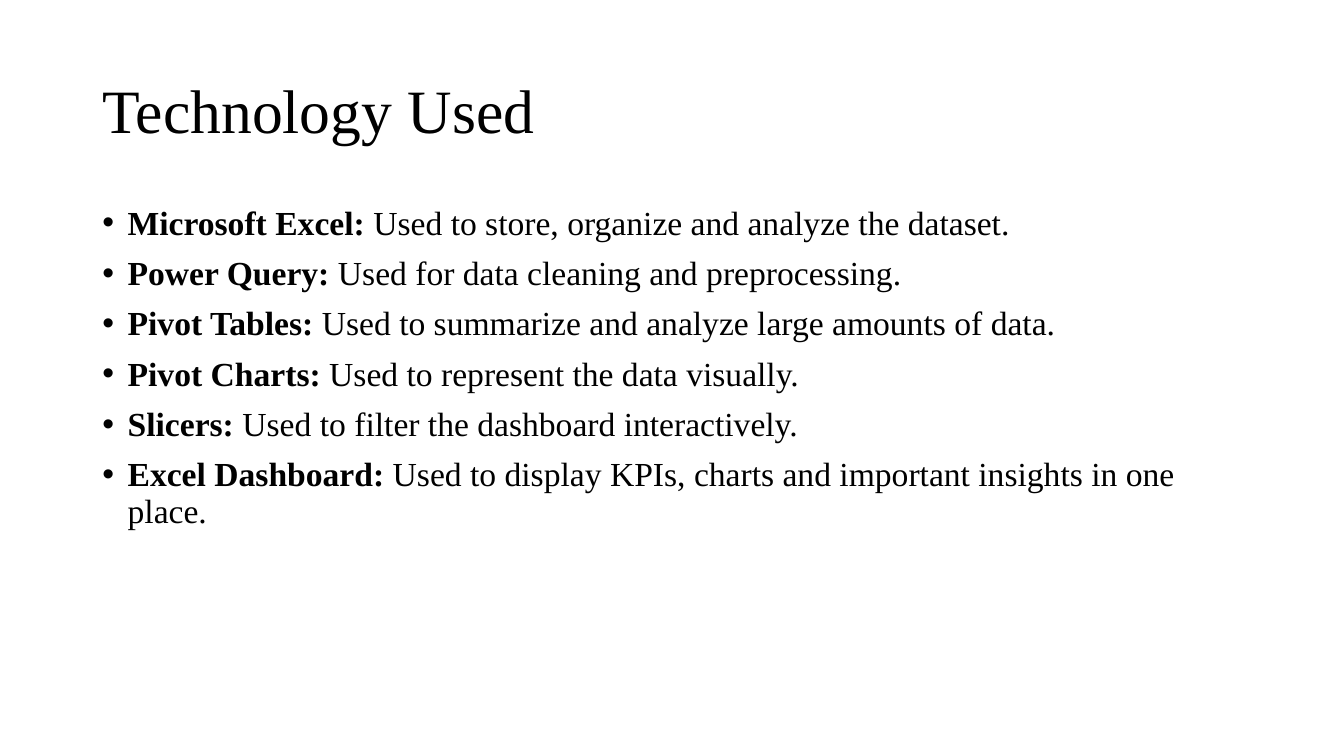
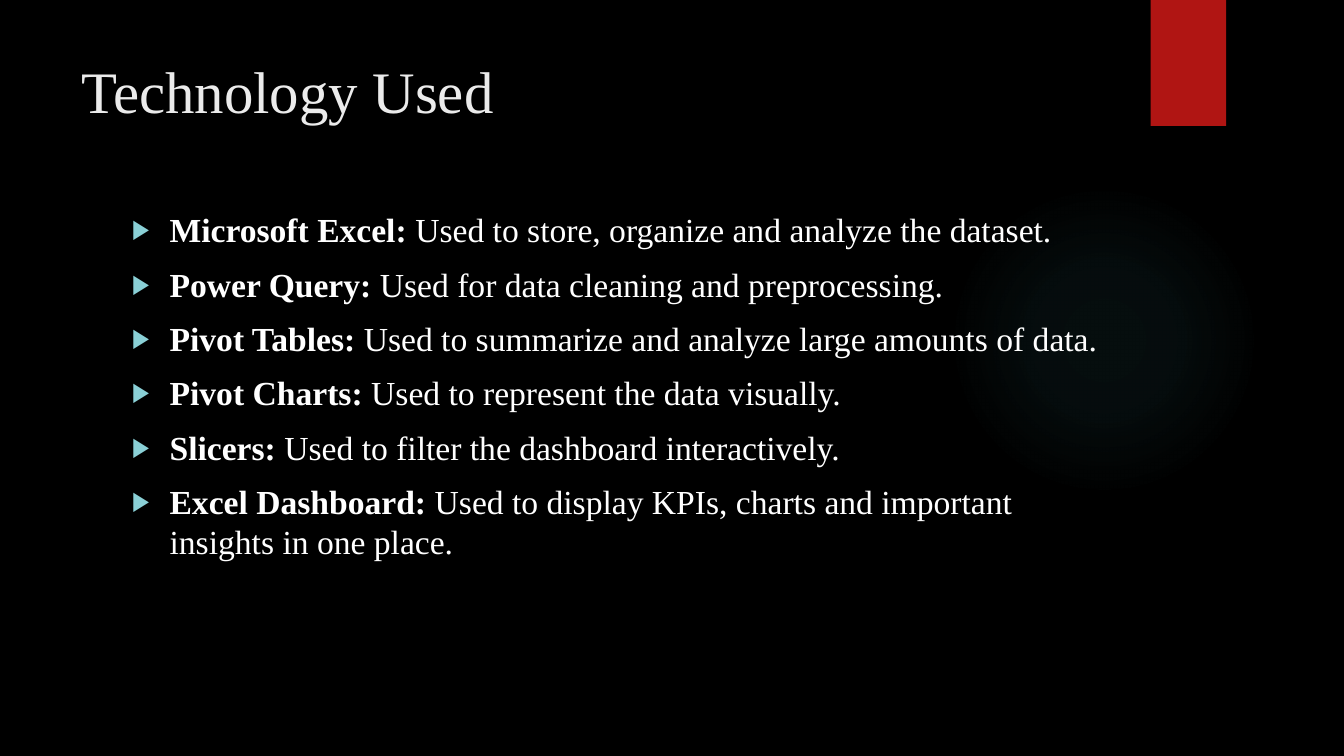
Before and after one commit to Indhu815/Global-Air-Quality-Analysis-and-Pollution-Trend, a slide deck: slide 3 of AIR QUALITY ANALYSIS AND POLLUTION TREND .pptx. Drawn at 1344x756 pixels with LibreOffice and Linux fonts; fonts in the diff are those of the drawing; background and template pictures are left out. Boxes give left, top, right and bottom in pixels: in the first picture for what was removed or moved away, otherwise in the second. Text is boxed around its words. In the diff, an @@ line names an element or a change of style, - is before the commit and + after.

```diff
--- a/AIR QUALITY ANALYSIS AND POLLUTION TREND .pptx
+++ b/AIR QUALITY ANALYSIS AND POLLUTION TREND .pptx
@@ background #FFFFFF to picture (left out) @@
@@ rectangle added at (1150, 0, 1226, 126), fill #B01513 @@
@@ title "Technology Used": place and size @@
-title "Technology Used" at (102, 90, 535, 144)
+title "Technology Used" at (81, 72, 494, 124)
@@ title "Technology Used" at (81, 72, 494, 124): size 44 to 42 pt, text colour #000000 to #EBEBEB; line spacing 0.9 to 1; vertical alignment middle to top @@
@@ text "Microsoft Excel: Used to store, ...": place and size @@
-text "Microsoft Excel: Used to store, ..." at (128, 211, 1175, 529)
+text "Microsoft Excel: Used to store, ..." at (170, 218, 1097, 561)
@@ text "Microsoft Excel: Used to store, ..." at (170, 218, 1097, 561): text colour #000000 to #FFFFFF; bullet • to ▶; line spacing 0.9 to 1 @@
@@ ellipse added at (949, 185, 1259, 495), fill gradient #50B9C1 @@
```
Also in this commit, not shown: 7 other slides changed.
